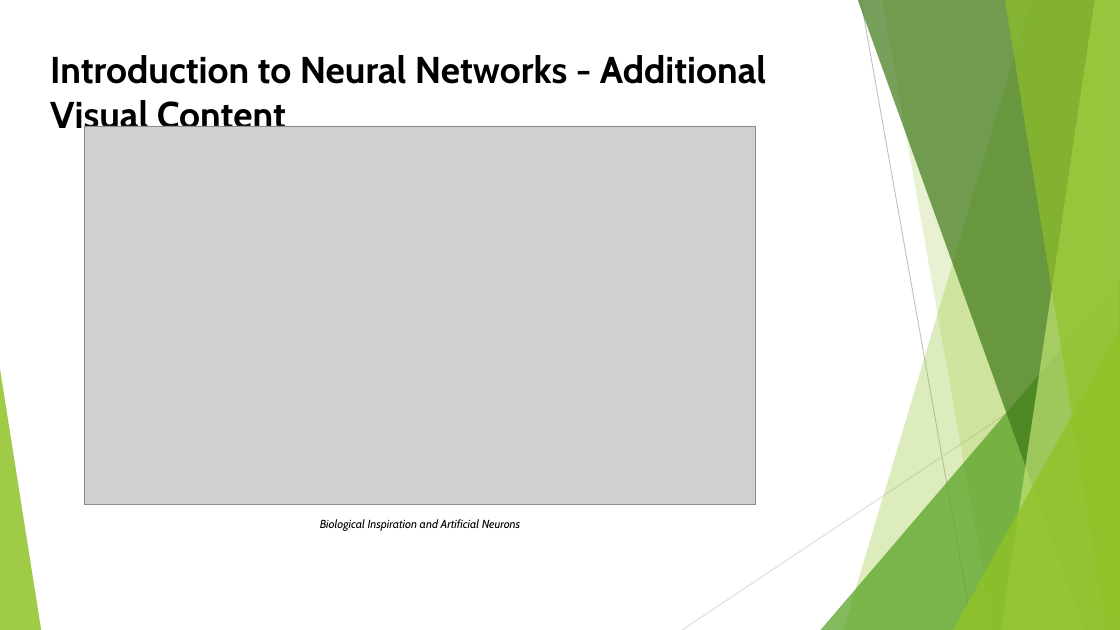
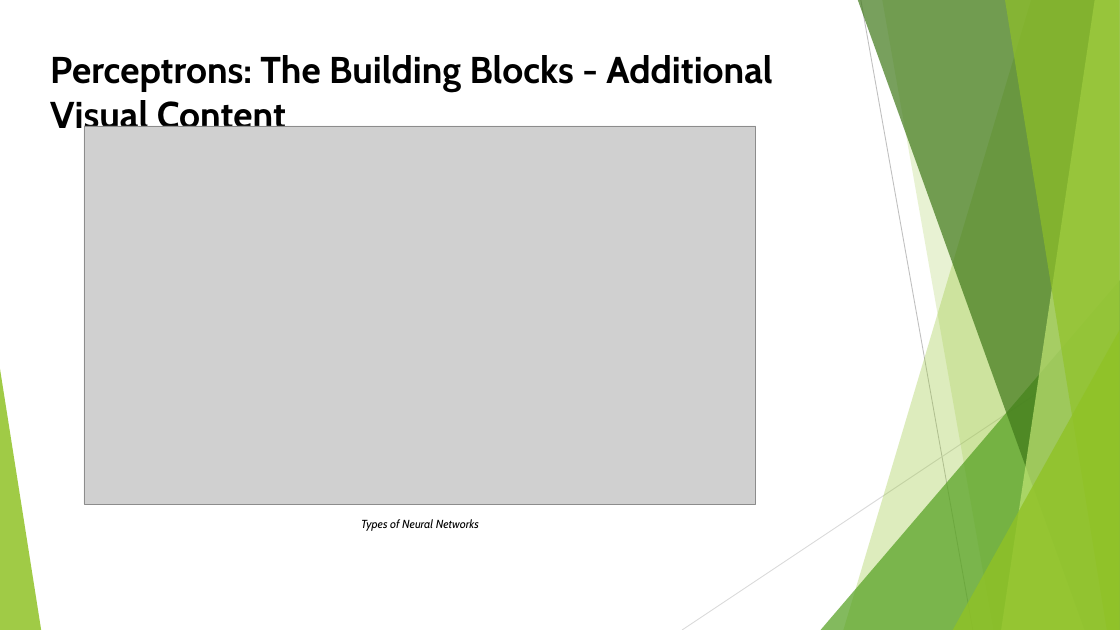
Before and after one commit to shubhamb025/Pdf_to_presentation_GenAI, a slide deck: slide 18 of output/topic_neural_networks.pptx (slide 20 before the commit). Drawn at 1120x630 pixels with LibreOffice and Linux fonts; fonts in the diff are those of the drawing; grey boxes stand for pictures. Boxes give left, top, right and bottom in pixels: in the first picture for what was removed or moved away, otherwise in the second. Text is boxed around its words. In the diff, an @@ line names an element or a change of style, - is before the commit and + after.

```diff
--- a/output/topic_neural_networks.pptx
+++ b/output/topic_neural_networks.pptx
@@ text at [50, 55, 772, 136]: text changed @@
-Introduction to Neural Networks - Additional Visual Content
+Perceptrons: The Building Blocks - Additional Visual Content
@@ text at [361, 519, 479, 531]: text changed @@
-Biological Inspiration and Artificial Neurons
+Types of Neural Networks
```
Also in this commit, not shown: 13 other slides changed, 1 slide added, 3 slides removed, 9 other files.
